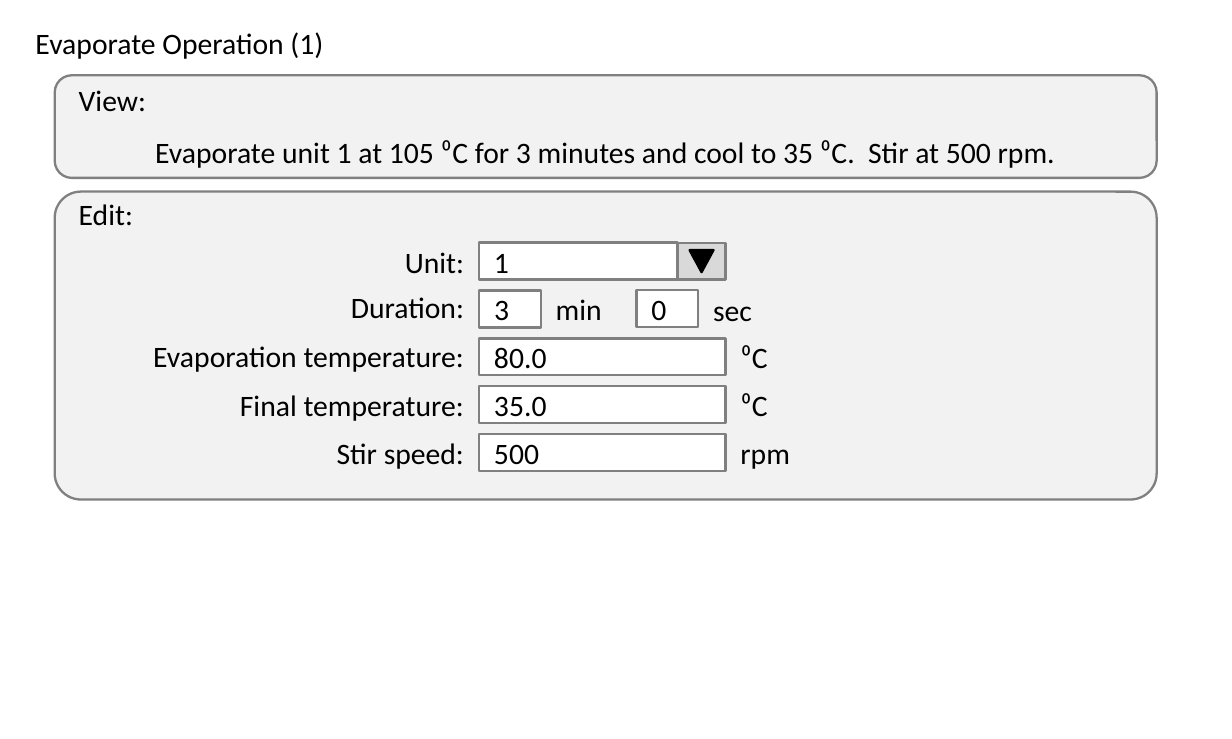
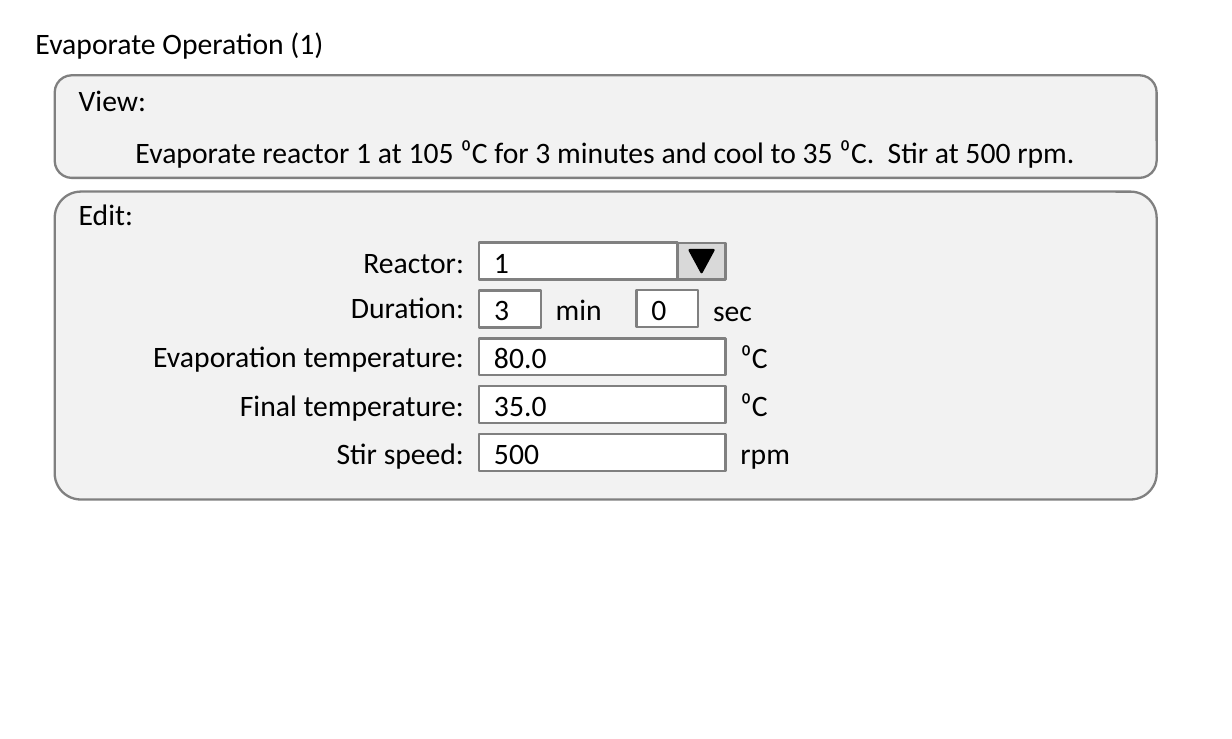
Before and after one commit to michaelvandam/elixys, a slide deck: slide 35 of doc/ElixysUserInterfaceWireframes.pptx. Drawn at 1232x739 pixels with LibreOffice and Linux fonts; fonts in the diff are those of the drawing. Boxes give left, top, right and bottom in pixels: in the first picture for what was removed or moved away, otherwise in the second. Text is boxed around its words. In the diff, an @@ line names an element or a change of style, - is before the commit and + after.

```diff
--- a/doc/ElixysUserInterfaceWireframes.pptx
+++ b/doc/ElixysUserInterfaceWireframes.pptx
@@ text at box(135, 140, 1074, 168): text changed @@
-Evaporate unit 1 at 105 ⁰C for 3 minutes and cool to 35 ⁰C. Stir at 500 rpm.
+Evaporate reactor 1 at 105 ⁰C for 3 minutes and cool to 35 ⁰C. Stir at 500 rpm.
@@ text at box(363, 254, 464, 274): text changed @@
-Unit:
+Reactor:
```
Also in this commit, not shown: 11 other slides changed, 1 other file.
